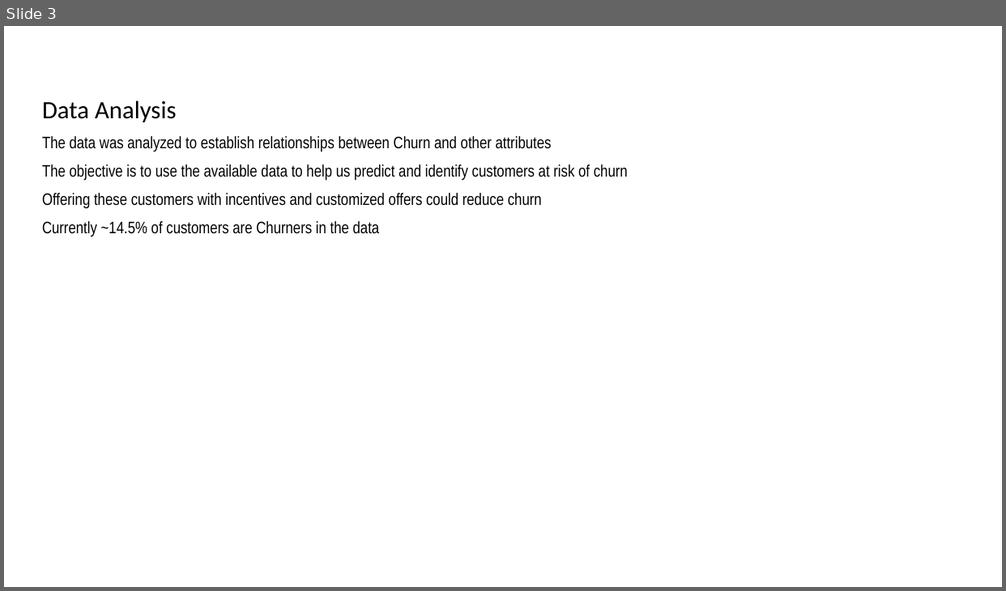
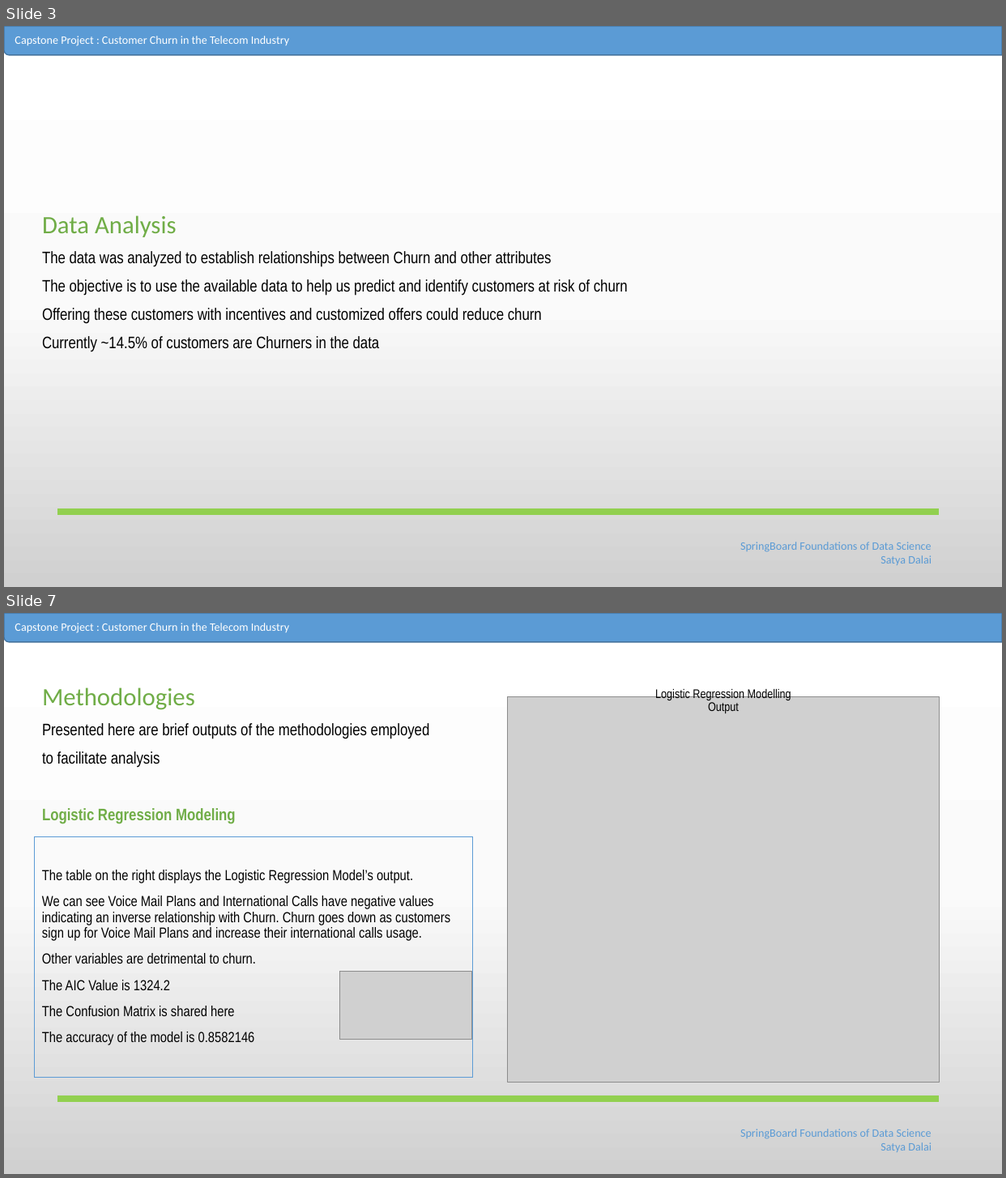
Before and after one commit to Satyad1/Capstone, a slide deck: Slides_SatyaD.pptx. Shown one above the other, each under a label of ours: slide 3 before the commit, slides 3 and 7 after it; the slides between them are not shown. The pictures are 1006x591 and 1006x1178 pixels, drawn with LibreOffice and Linux fonts; fonts in the diff are those of the drawing; grey boxes stand for pictures. Boxes give left, top, right and bottom in pixels: in the first picture for what was removed or moved away, otherwise in the second. Text is boxed around its words. In the diff, an @@ line names an element or a change of style, - is before the commit and + after.

```diff
--- a/Slides_SatyaD.pptx
+++ b/Slides_SatyaD.pptx
@@ slide 7 added at box(4, 613, 1002, 1174), background gradient #FFFFFF to #FBFBFB to #D1D1D1 @@
@@ round rect added at box(4, 613, 1002, 642), fill #5B9BD5, outline #43739E 1 pt @@
@@ text added at box(15, 623, 289, 633), 11 pt, text #FFFFFF @@
+Capstone Project : Customer Churn in the Telecom Industry
@@ text added at box(42, 688, 430, 824), 16 pt, text #000000 @@
+Methodologies
+Presented here are brief outputs of the methodologies employed
+to facilitate analysis
+Logistic Regression Modeling
@@ picture added at box(508, 697, 939, 1082) @@
@@ text added at box(655, 688, 791, 713), 12 pt, text #000000 @@
+Logistic Regression Modelling Output
@@ rectangle added at box(35, 837, 473, 1078), outline #5B9BD5 0.75 pt, 14 pt, text #000000 @@
+The table on the right displays the Logistic Regression Model’s output.
+We can see Voice Mail Plans and International Calls have negative values indicating an inverse relationship with Churn. Churn goes down as customers sign up for Voice Mail Plans and increase their international calls usage.
+Other variables are detrimental to churn.
+The AIC Value is 1324.2
+The Confusion Matrix is shared here
+The accuracy of the model is 0.8582146
@@ picture added at box(340, 972, 472, 1041) @@
@@ line added from (58, 1099) to (939, 1099), #92D050 6 pt @@
@@ text added at box(740, 1129, 931, 1152), 11 pt, text #5B9BD5 @@
+SpringBoard Foundations of Data Science
+Satya Dalai
@@ slide 3 changed as well @@
@@ background #FFFFFF to gradient #FFFFFF to #FBFBFB to #D1D1D1 @@
@@ round rect added at box(4, 26, 1002, 55), fill #5B9BD5, outline #43739E 1 pt @@
@@ text added at box(15, 36, 289, 46), 11 pt, text #FFFFFF @@
+Capstone Project : Customer Churn in the Telecom Industry
@@ text at box(42, 216, 177, 237): text colour #000000 to #70AD47 in "Data Analysis" @@
@@ line added from (58, 512) to (939, 512), #92D050 6 pt @@
@@ text added at box(740, 542, 931, 565), 11 pt, text #5B9BD5 @@
+SpringBoard Foundations of Data Science
+Satya Dalai
```
Also in this commit, not shown: 5 other slides changed, 6 other slides added, 4 slides removed.
